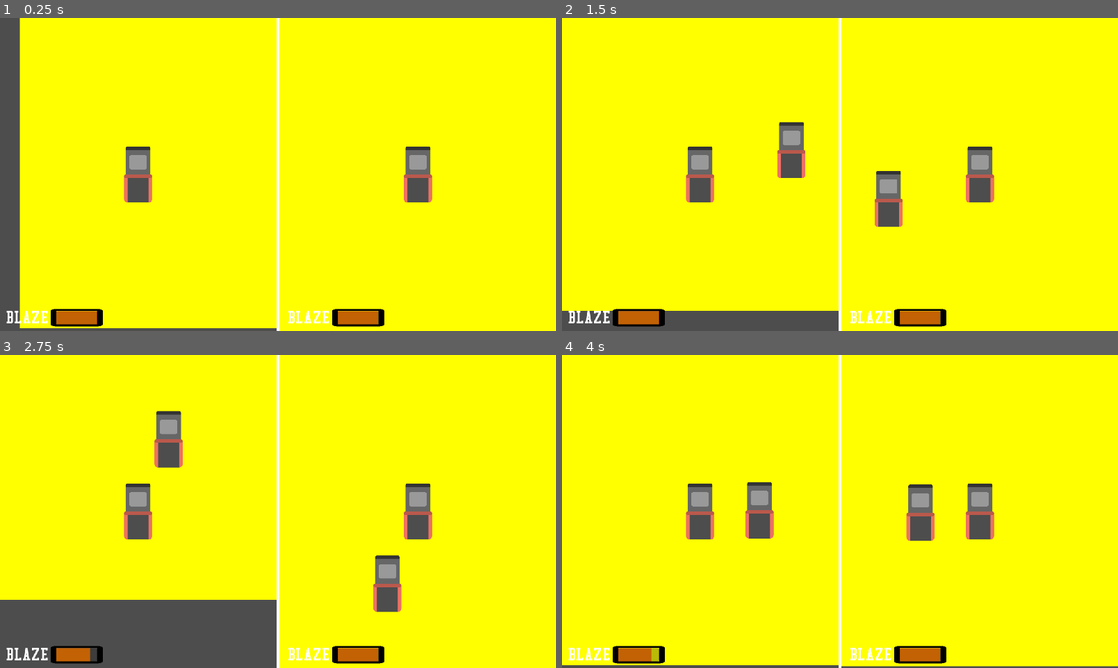
Above: before the commit, frames 1-4 (two rows, left to right).
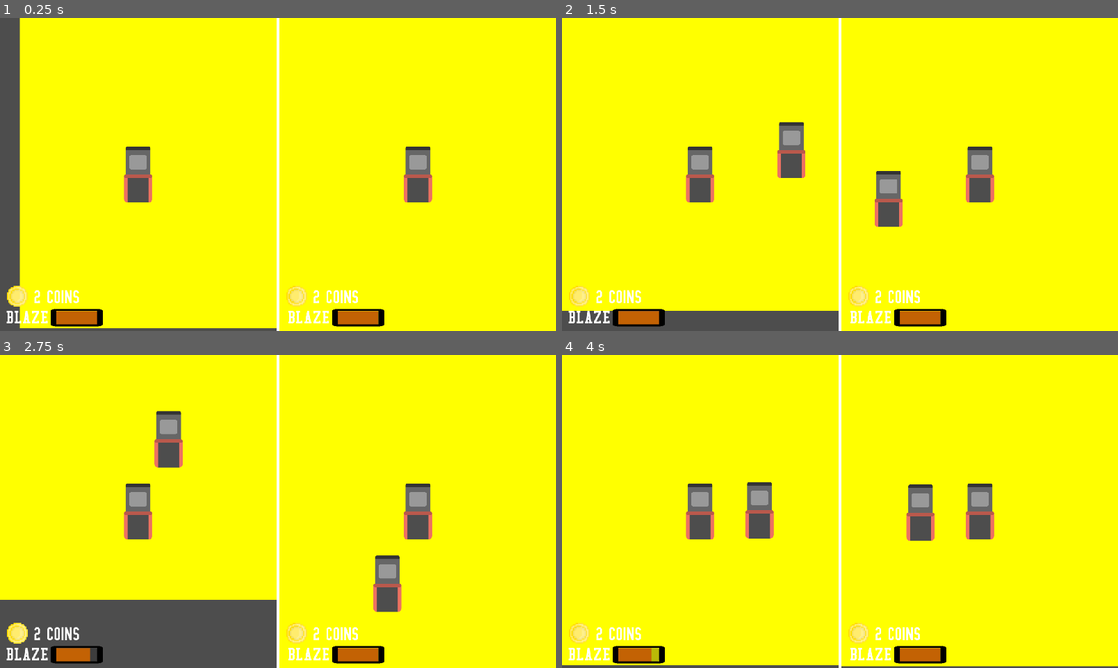
Above: after the commit, the same moments.

Repository: RoboFox031/BlazeShift
Game: Godot game, scene res://Scenes/Tracks/trackLoader.tscn
The game is run twice, just before and just after one commit, with the same random seed, the same clock (stepped at 60 frames per second) and the same inputs. This scene is started directly instead of the project's main scene.
Inputs:
- Up to frame 1 (0.25 s): no input
- Up to frame 2 (1.5 s): tap Enter at 0.5 s; hold D (p1_right) 0.53-1.28 s; tap O (p1_start) at 0.6, 1.35 s; hold S (p1_down) from 1.28 s (still down)
- Up to frame 3 (2.75 s): release S (p1_down) at 2.03 s; hold D (p1_right) from 2.03 s (still down); hold L (p1_x) from 2.03 s (still down); tap O (p1_start) at 2.3 s
- Up to frame 4 (4 s): release D (p1_right) at 2.78 s; release L (p1_x) at 2.78 s; hold W (p1_up) 2.78-3.53 s; tap Down (p2_down) at 2.85 s; tap O (p1_start) at 3.05, 3.8 s; hold A (p1_left) from 3.53 s (still down); tap Left (p2_left) at 3.6 s

The runs differ from the first frame. In frame 1, 0.8% of the frame differs, in the area x 1-65%, y 85-93%; in frame 2, 0.8%; in frame 3, 0.8%; in frame 4, 0.8%.

Commit message:
added coin hud
-coin hud added to splitscreen

Diff:
--- a/Scenes/Tracks/trackLoader.tscn
+++ b/Scenes/Tracks/trackLoader.tscn
@@ -1,8 +1,10 @@
-[gd_scene load_steps=4 format=3 uid="uid://7ysc21hplbc2"]
+[gd_scene load_steps=6 format=3 uid="uid://7ysc21hplbc2"]
 
 [ext_resource type="Script" path="res://Scripts/Tracks/trackLoader.gd" id="1_txhea"]
 [ext_resource type="PackedScene" uid="uid://cue3utmcv6xtp" path="res://Scenes/UI/pOneBlazeHud.tscn" id="2_8su6v"]
 [ext_resource type="PackedScene" uid="uid://btpagg2govh37" path="res://Scenes/UI/pTwoBlazeHud.tscn" id="3_2qf2f"]
+[ext_resource type="PackedScene" uid="uid://bhcaxmvifx6r1" path="res://Scenes/UI/pOneCoinHud.tscn" id="3_go0ff"]
+[ext_resource type="PackedScene" uid="uid://b2xqco54jbt6w" path="res://Scenes/UI/pTwoCoinHud.tscn" id="5_5lhqp"]
 
 [node name="trackLoader" type="Node2D"]
 script = ExtResource("1_txhea")
@@ -26,6 +28,9 @@
 [node name="pOneBlazeHud" parent="hSplitContainer/subViewportContainer/canvasLayer" instance=ExtResource("2_8su6v")]
 position = Vector2(20, 1000)
 
+[node name="pOneCoinHud" parent="hSplitContainer/subViewportContainer/canvasLayer" instance=ExtResource("3_go0ff")]
+position = Vector2(0, 900)
+
 [node name="subViewportContainer2" type="SubViewportContainer" parent="hSplitContainer"]
 layout_mode = 2
 
@@ -41,6 +46,9 @@
 [node name="pTwoBlazeHud" parent="hSplitContainer/subViewportContainer2/canvasLayer" instance=ExtResource("3_2qf2f")]
 position = Vector2(20, 1000)
 
+[node name="pOneCoinHud" parent="hSplitContainer/subViewportContainer2/canvasLayer" instance=ExtResource("5_5lhqp")]
+position = Vector2(964, 900)
+
 [node name="colorRect" type="ColorRect" parent="."]
 offset_left = 954.0
 offset_right = 966.0
--- /dev/null
+++ b/Scenes/UI/pOneCoinHud.tscn
@@ -0,0 +1,22 @@
+[gd_scene load_steps=4 format=3 uid="uid://bhcaxmvifx6r1"]
+
+[ext_resource type="Script" path="res://Scripts/UI/pOneCoinHud.gd" id="1_gvu0c"]
+[ext_resource type="Texture2D" uid="uid://bubvui6wq7y2v" path="res://Assets/Sprites/Poweups/coin.png" id="2_1korn"]
+[ext_resource type="FontFile" uid="uid://du1ji46cwnufr" path="res://Assets/Fonts/college/collegec.ttf" id="3_wq3a1"]
+
+[node name="pOneCoinHud" type="Node2D"]
+script = ExtResource("1_gvu0c")
+
+[node name="sprite2d" type="Sprite2D" parent="."]
+position = Vector2(60, 60)
+scale = Vector2(0.075, 0.075)
+texture = ExtResource("2_1korn")
+
+[node name="label" type="Label" parent="."]
+offset_left = 116.0
+offset_top = 30.0
+offset_right = 232.0
+offset_bottom = 95.0
+theme_override_fonts/font = ExtResource("3_wq3a1")
+theme_override_font_sizes/font_size = 64
+text = "0 coins"
--- /dev/null
+++ b/Scenes/UI/pTwoCoinHud.tscn
@@ -0,0 +1,22 @@
+[gd_scene load_steps=4 format=3 uid="uid://b2xqco54jbt6w"]
+
+[ext_resource type="Script" path="res://Scripts/UI/pTwoCoinHud.gd" id="1_7m4jv"]
+[ext_resource type="Texture2D" uid="uid://bubvui6wq7y2v" path="res://Assets/Sprites/Poweups/coin.png" id="2_8f8jc"]
+[ext_resource type="FontFile" uid="uid://du1ji46cwnufr" path="res://Assets/Fonts/college/collegec.ttf" id="3_u7x61"]
+
+[node name="pOneCoinHud" type="Node2D"]
+script = ExtResource("1_7m4jv")
+
+[node name="sprite2d" type="Sprite2D" parent="."]
+position = Vector2(60, 60)
+scale = Vector2(0.075, 0.075)
+texture = ExtResource("2_8f8jc")
+
+[node name="label" type="Label" parent="."]
+offset_left = 116.0
+offset_top = 30.0
+offset_right = 232.0
+offset_bottom = 95.0
+theme_override_fonts/font = ExtResource("3_u7x61")
+theme_override_font_sizes/font_size = 64
+text = "0 coins"
--- /dev/null
+++ b/Scripts/UI/coinHud.gd
@@ -0,0 +1,15 @@
+extends UI
+class_name coinHud
+
+var coins: int = 2
+
+@onready var label = $label
+
+func _ready() -> void:
+	update()
+
+func update():
+	if coins == 1:
+		label.text = str(coins) + " coin"
+	else:
+		label.text = str(coins) + " coins"
--- /dev/null
+++ b/Scripts/UI/pOneCoinHud.gd
@@ -0,0 +1 @@
+extends coinHud
--- /dev/null
+++ b/Scripts/UI/pTwoCoinHud.gd
@@ -0,0 +1 @@
+extends coinHud
Not shown, removed: Scenes/UI/placeholder.txt
Not shown, removed: Scenes/placeholder.txt
Not shown, removed: Scripts/UI/placeholder.txt
